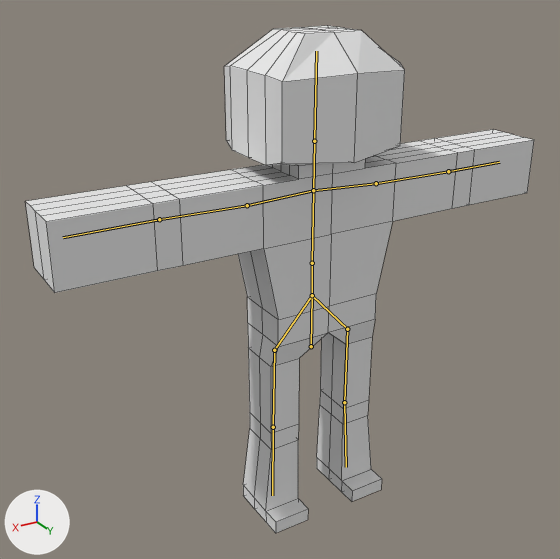
Before and after pictures for a commit that changed the Blender file Content/Models/person1.blend.
Camera for both pictures: a 50 mm camera at (6.83, 10.29, 5.09) aimed at (0.77, 0.19, 0.04). Lighting does not change. The marker at lower left points along +X, +Y and +Z. The bones that bend it are drawn over the model as lines. Mesh edges are drawn as thin lines.
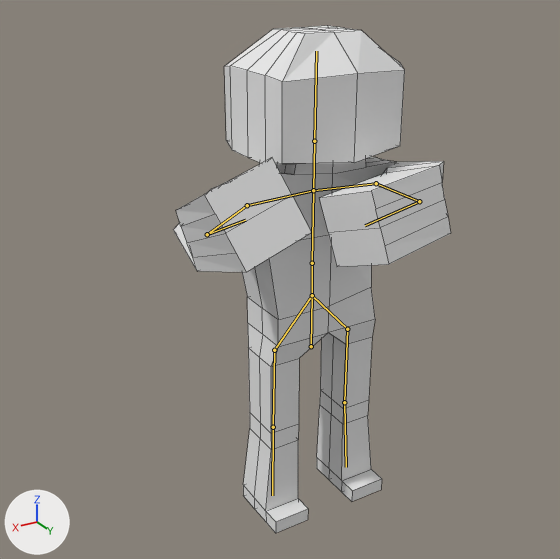
The newer file adds an action. The first version stands in its rest pose; the second is drawn at frame 20 of the action 'Slash'.

The edits, one by one:
Bone 'Bone.012' (bone_bone_012) turns from (0, 0, 0) to (-98, -97, -7) degrees about its own x, y and z.
Bone 'Bone.013' (bone_bone_013) turns from (0, 0, 0) to (-65, 12, -9) degrees about its own x, y and z.
Bone 'Bone.015' (bone_bone_015) turns from (0, 0, 0) to (-1, 30, 38) degrees about its own x, y and z.
Bone 'Bone.016' (bone_bone_016) turns from (0, 0, 0) to (62, 87, 114) degrees about its own x, y and z.

Where the change shows, as pixel boxes [x1, y1, x2, y2] in the pictures (560 x 559 px):
'Cube', posed (45% narrower)
    before: [26, 26, 534, 533]
    after: [173, 26, 451, 533]
bone 'Bone.012', root to tip
    before: (376, 183) to (448, 171)
    after: (376, 183) to (419, 201)
bone 'Bone.013', root to tip
    before: (448, 171) to (499, 162)
    after: (419, 201) to (365, 225)
bone 'Bone.015', root to tip
    before: (247, 205) to (159, 219)
    after: (247, 205) to (207, 234)
bone 'Bone.016', root to tip
    before: (159, 219) to (63, 237)
    after: (207, 234) to (245, 220)
